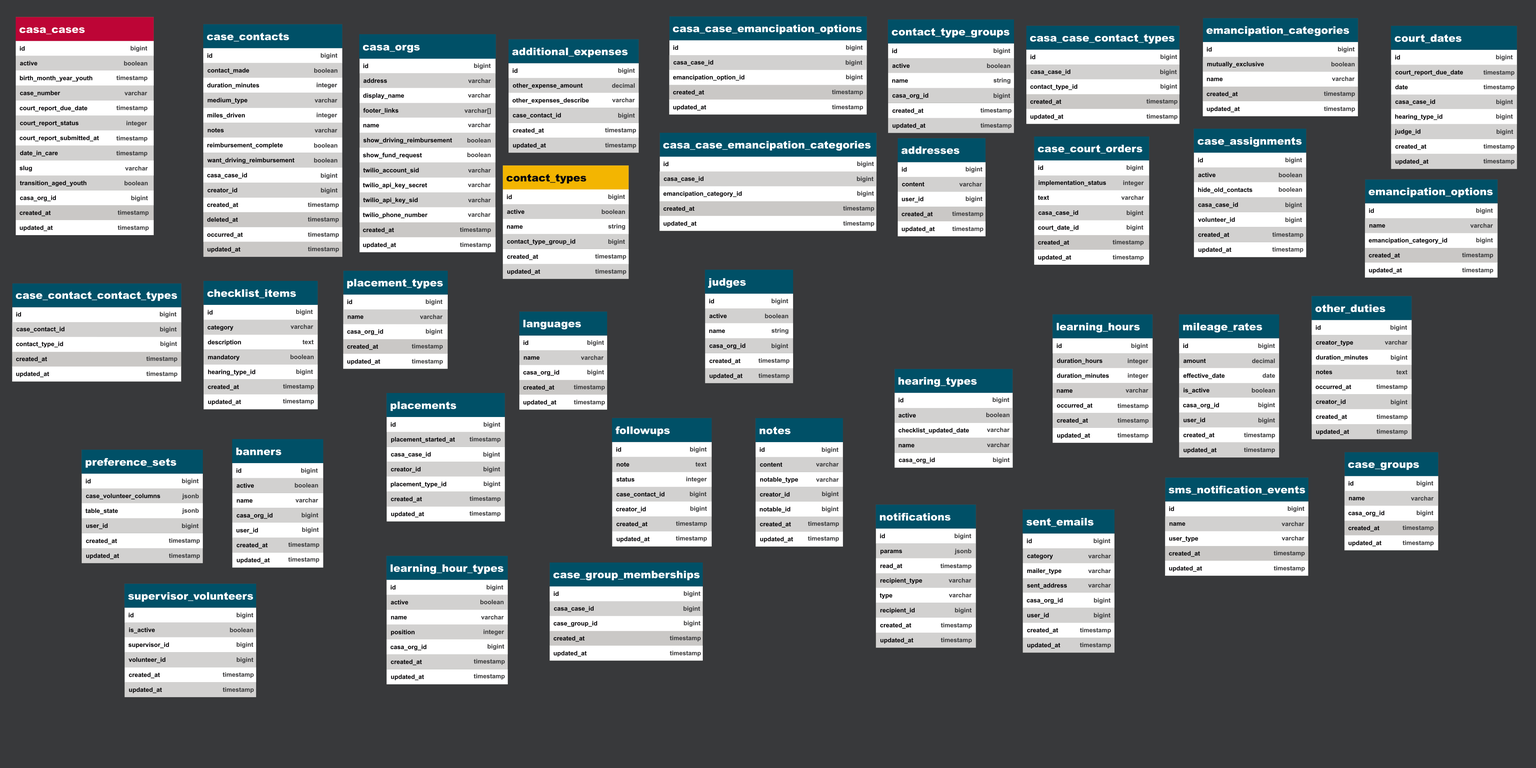
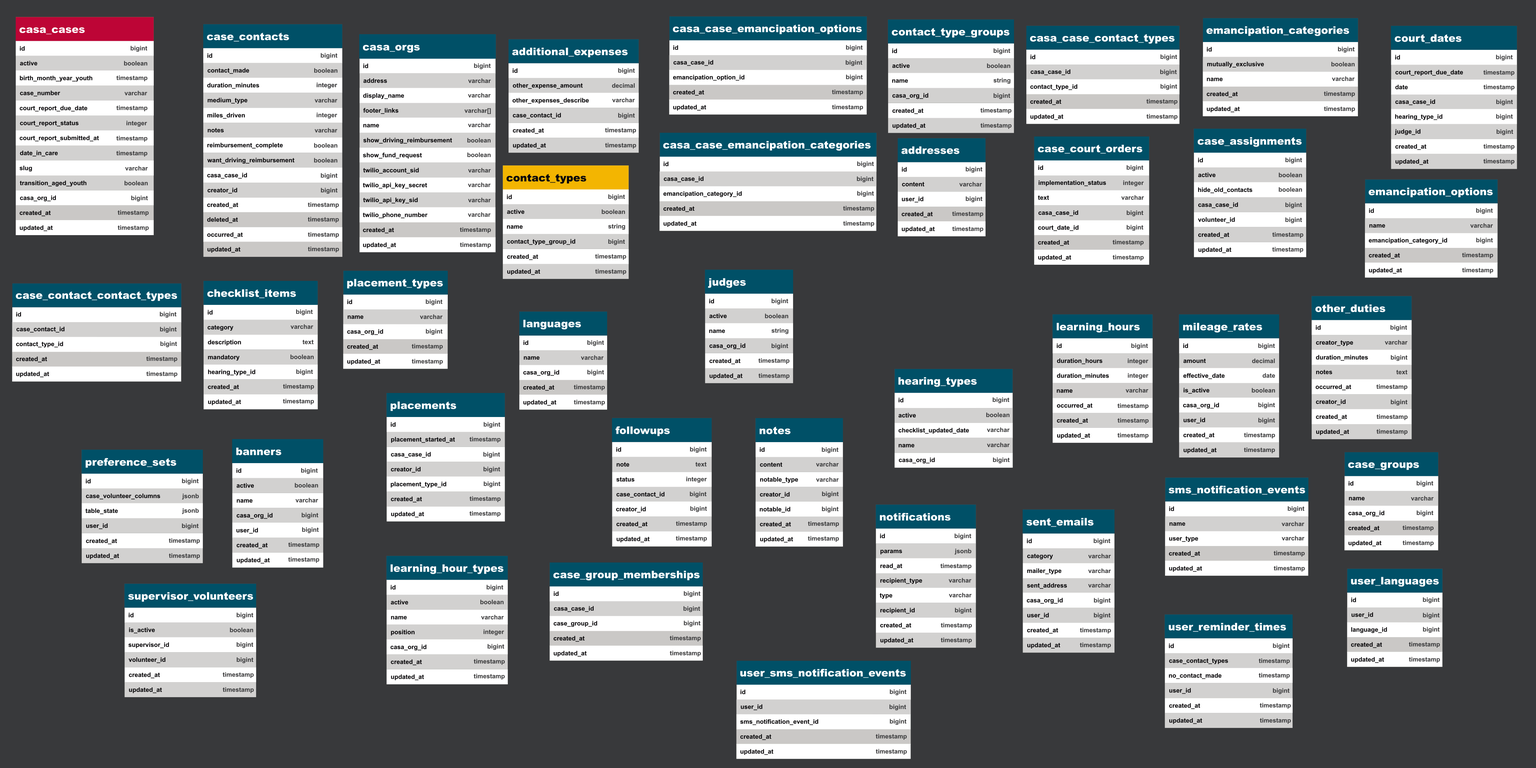
Comparing the layer stacks of the two 1536×768 images. Changes:
pixels changed over 736, 568, 1443, 759 (layer not identified)
